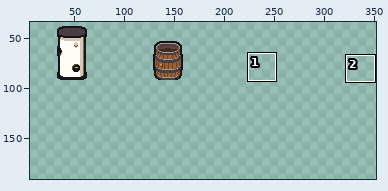
A pixel-art file gets an edit: godot/res/sprites/tilesets/furniture_upgrades.aseprite. Above, an overview of the earlier version with the close-up marked.
Close-up. Old version:
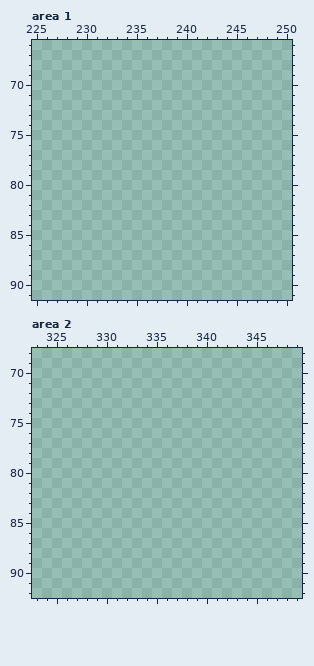
384x384 pixels, 1 frame. Shown: area 1: x 225..250, y 66..91; area 2: x 323..349, y 68..92. The wide view leaves out empty margins. The commit also changed other parts of the picture, which this record leaves out.
And afterwards:
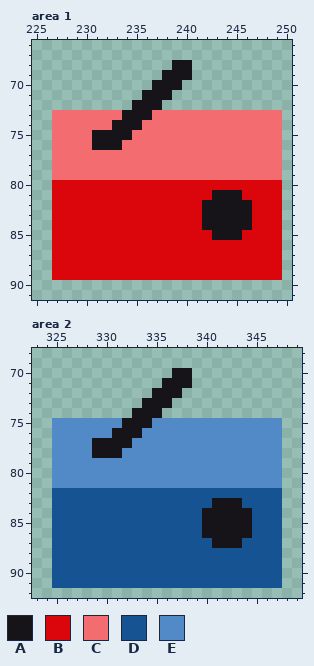
Palette (. is transparent): A #161419  B #db060b  C #f36d70  D #155392  E #518ac6
Edits made:
{"where": "area 1, layer \"Layer\""}
{"y":68,"x":239,"old":"..","new":"AA"}
{"y":69,"x":238,"old":"...","new":"AAA"}
{"y":70,"x":237,"old":"...","new":"AAA"}
{"y":71,"x":236,"old":"...","new":"AAA"}
{"y":72,"x":235,"old":"...","new":"AAA"}
{"y":73,"x":227,"old":".......................","new":"CCCCCCCAAACCCCCCCCCCCCC"}
{"y":74,"x":227,"old":".......................","new":"CCCCCCAAACCCCCCCCCCCCCC"}
{"y":75,"x":227,"old":".......................","new":"CCCCAAAACCCCCCCCCCCCCCC"}
{"y":76,"x":227,"old":".......................","new":"CCCCAAACCCCCCCCCCCCCCCC"}
{"y":77,"x":227,"old":".......................","new":"CCCCCCCCCCCCCCCCCCCCCCC"}
{"y":78,"x":227,"old":".......................","new":"CCCCCCCCCCCCCCCCCCCCCCC"}
{"y":79,"x":227,"old":".......................","new":"CCCCCCCCCCCCCCCCCCCCCCC"}
{"y":80,"x":227,"old":".......................","new":"BBBBBBBBBBBBBBBBBBBBBBB"}
{"y":81,"x":227,"old":".......................","new":"BBBBBBBBBBBBBBBBAAABBBB"}
{"y":82,"x":227,"old":".......................","new":"BBBBBBBBBBBBBBBAAAAABBB"}
{"y":83,"x":227,"old":".......................","new":"BBBBBBBBBBBBBBBAAAAABBB"}
{"y":84,"x":227,"old":".......................","new":"BBBBBBBBBBBBBBBAAAAABBB"}
{"y":85,"x":227,"old":".......................","new":"BBBBBBBBBBBBBBBBAAABBBB"}
{"y":86,"x":227,"old":".......................","new":"BBBBBBBBBBBBBBBBBBBBBBB"}
{"y":87,"x":227,"old":".......................","new":"BBBBBBBBBBBBBBBBBBBBBBB"}
{"y":88,"x":227,"old":".......................","new":"BBBBBBBBBBBBBBBBBBBBBBB"}
{"y":89,"x":227,"old":".......................","new":"BBBBBBBBBBBBBBBBBBBBBBB"}
{"where": "area 2, layer \"Layer\""}
{"y":70,"x":337,"old":"..","new":"AA"}
{"y":71,"x":336,"old":"...","new":"AAA"}
{"y":72,"x":335,"old":"...","new":"AAA"}
{"y":73,"x":334,"old":"...","new":"AAA"}
{"y":74,"x":333,"old":"...","new":"AAA"}
{"y":75,"x":325,"old":".......................","new":"EEEEEEEAAAEEEEEEEEEEEEE"}
{"y":76,"x":325,"old":".......................","new":"EEEEEEAAAEEEEEEEEEEEEEE"}
{"y":77,"x":325,"old":".......................","new":"EEEEAAAAEEEEEEEEEEEEEEE"}
{"y":78,"x":325,"old":".......................","new":"EEEEAAAEEEEEEEEEEEEEEEE"}
{"y":79,"x":325,"old":".......................","new":"EEEEEEEEEEEEEEEEEEEEEEE"}
{"y":80,"x":325,"old":".......................","new":"EEEEEEEEEEEEEEEEEEEEEEE"}
{"y":81,"x":325,"old":".......................","new":"EEEEEEEEEEEEEEEEEEEEEEE"}
{"y":82,"x":325,"old":".......................","new":"DDDDDDDDDDDDDDDDDDDDDDD"}
{"y":83,"x":325,"old":".......................","new":"DDDDDDDDDDDDDDDDAAADDDD"}
{"y":84,"x":325,"old":".......................","new":"DDDDDDDDDDDDDDDAAAAADDD"}
{"y":85,"x":325,"old":".......................","new":"DDDDDDDDDDDDDDDAAAAADDD"}
{"y":86,"x":325,"old":".......................","new":"DDDDDDDDDDDDDDDAAAAADDD"}
{"y":87,"x":325,"old":".......................","new":"DDDDDDDDDDDDDDDDAAADDDD"}
{"y":88,"x":325,"old":".......................","new":"DDDDDDDDDDDDDDDDDDDDDDD"}
{"y":89,"x":325,"old":".......................","new":"DDDDDDDDDDDDDDDDDDDDDDD"}
{"y":90,"x":325,"old":".......................","new":"DDDDDDDDDDDDDDDDDDDDDDD"}
{"y":91,"x":325,"old":".......................","new":"DDDDDDDDDDDDDDDDDDDDDDD"}
{"label":"added","picture_box":[52,60,282,280]}
{"label":"added","picture_box":[52,368,282,588]}
